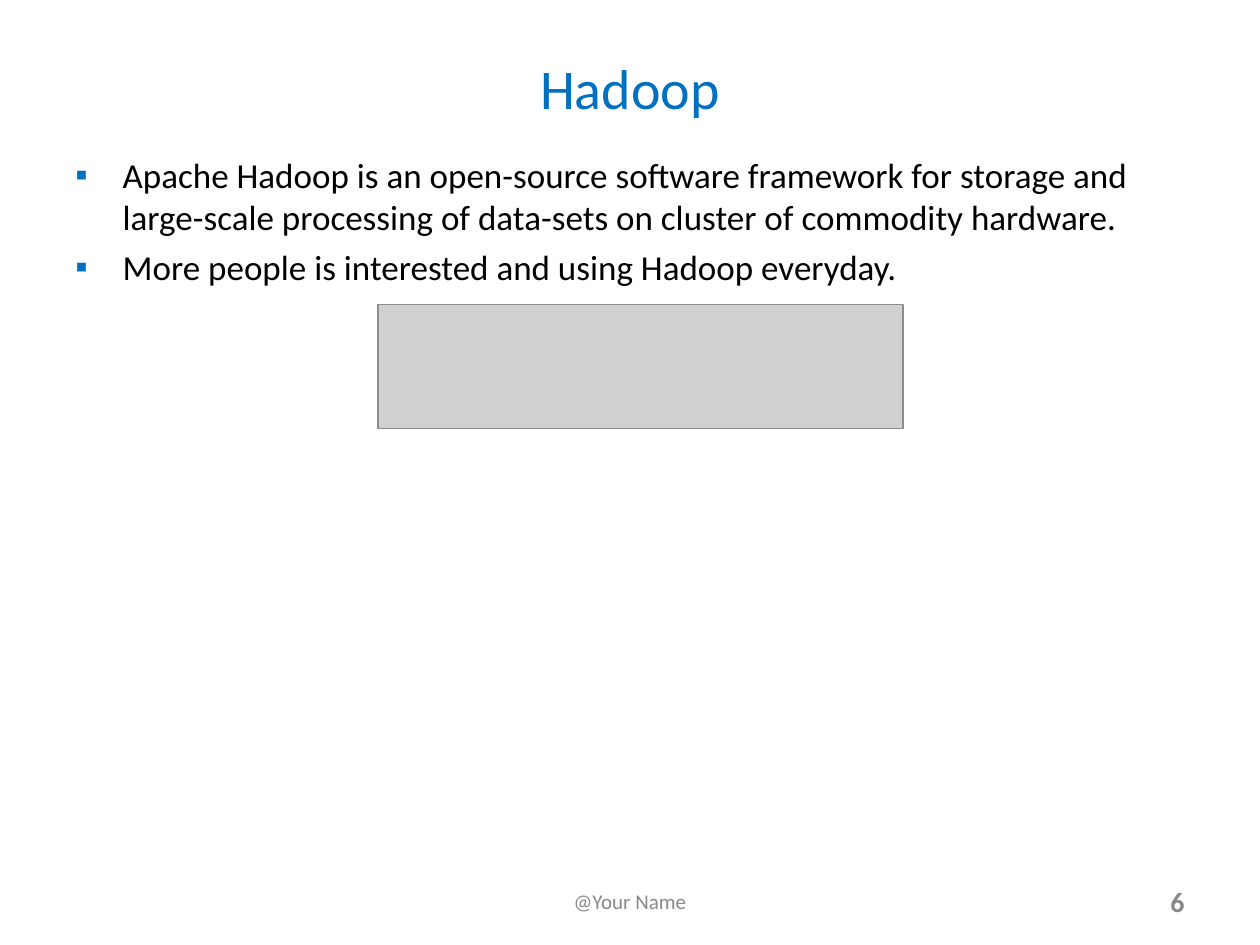
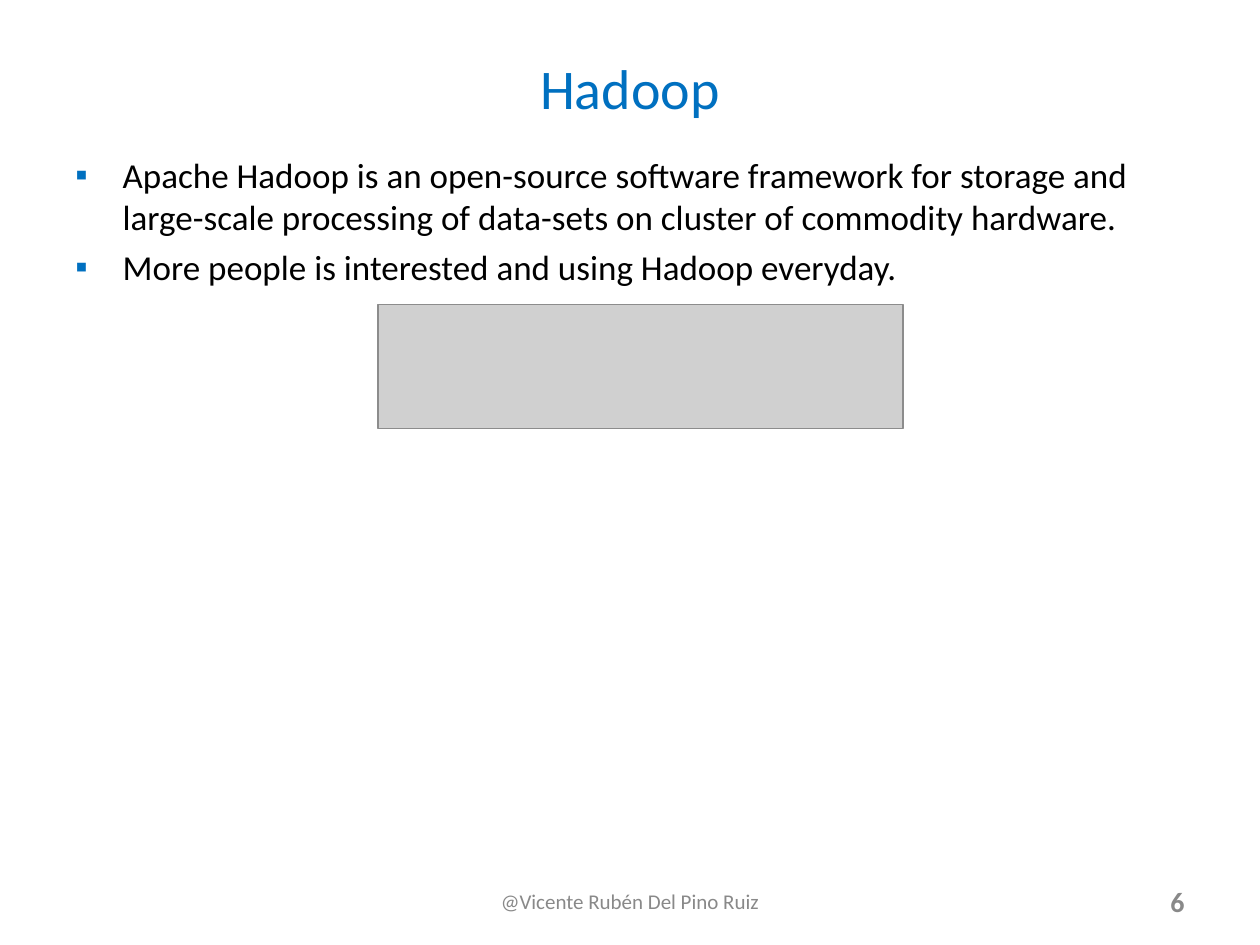
Before and after one commit to MovieTrender/Documentation, a slide deck: slide 6 of Big Data Case Study in Social Media.ppt. Drawn at 1260x945 pixels with LibreOffice and Linux fonts; fonts in the diff are those of the drawing; grey boxes stand for pictures. Boxes give left, top, right and bottom in pixels: in the first picture for what was removed or moved away, otherwise in the second. Text is boxed around its words. In the diff, an @@ line names an element or a change of style, - is before the commit and + after.

```diff
--- a/Big Data Case Study in Social Media.ppt
+++ b/Big Data Case Study in Social Media.ppt
@@ text at (501,894,758,912): text changed @@
-@Your Name
+@Vicente Rubén Del Pino Ruiz
```
Also in this commit, not shown: 9 other slides changed, 3 slides added, 3 slides removed, 1 other file.
